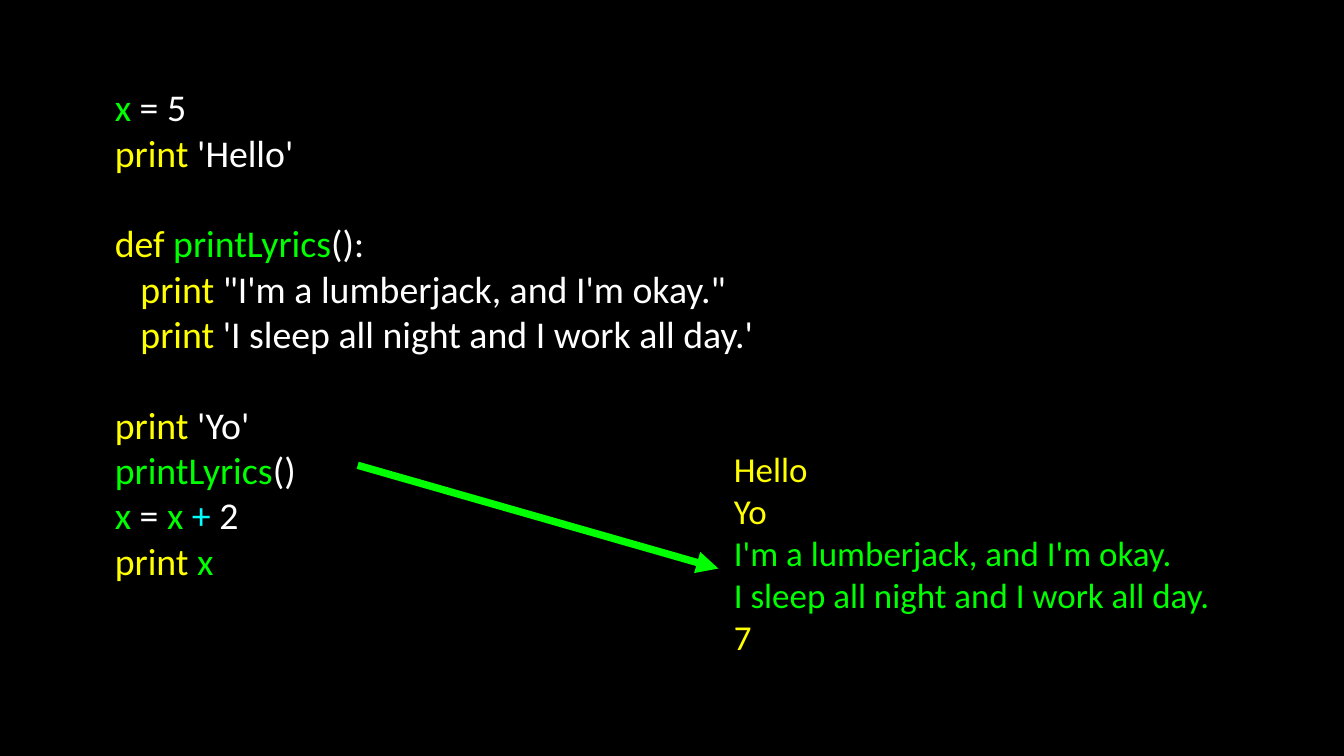
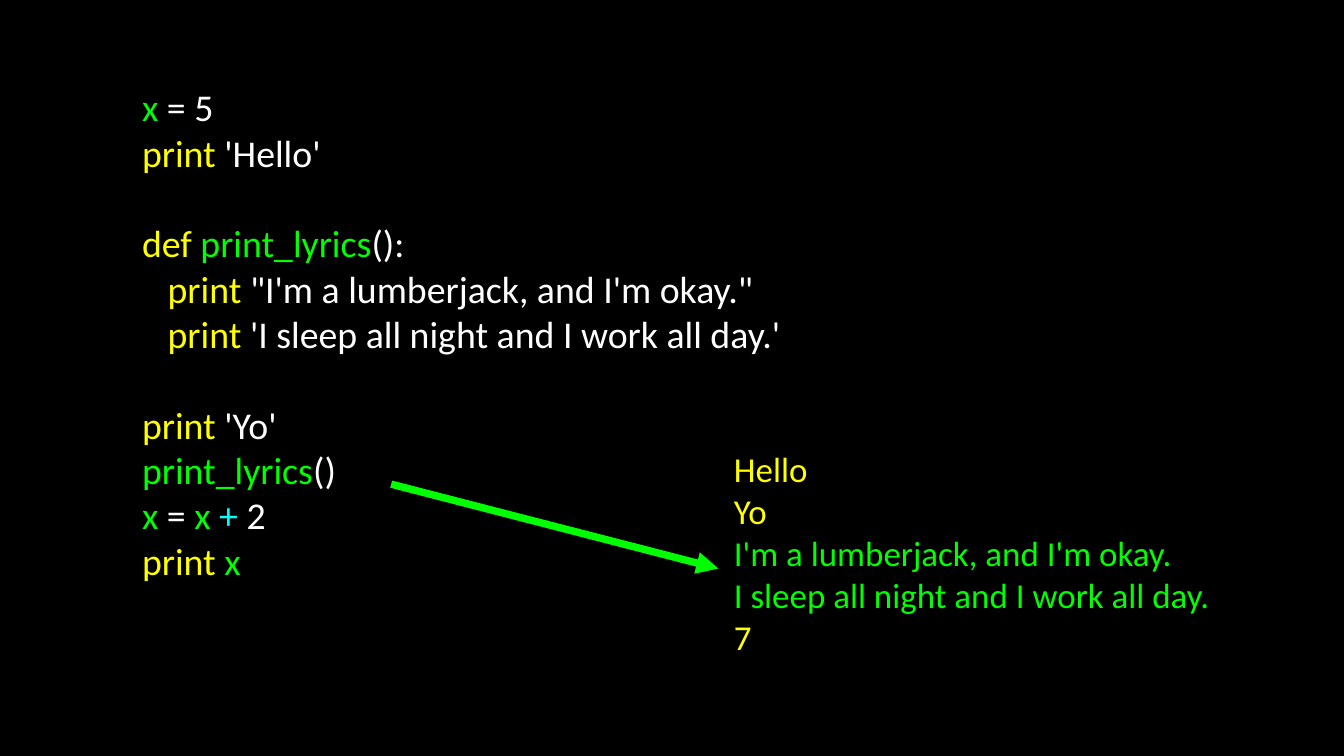
Before and after one commit to jalexander1/Python_Course_Slideware, a slide deck: slide 13 of PythonCourse_04_Functions.ppt. Drawn at 1344x756 pixels with LibreOffice and Linux fonts; fonts in the diff are those of the drawing. Boxes give left, top, right and bottom in pixels: in the first picture for what was removed or moved away, otherwise in the second. Text is boxed around its words. In the diff, an @@ line names an element or a change of style, - is before the commit and + after.

```diff
--- a/PythonCourse_04_Functions.ppt
+++ b/PythonCourse_04_Functions.ppt
@@ text "x = 5": place and size @@
-text "x = 5" at [115,96,753,581]
+text "x = 5" at [142,96,780,581]
@@ text at [142,229,404,263]: text changed @@
-def printLyrics():
+def print_lyrics():
@@ text at [142,456,336,490]: text changed @@
-printLyrics()
+print_lyrics()
@@ arrow moved from (718, 568) - (361, 466) to (718, 568) - (395, 485) @@
```
Also in this commit, not shown: 3 other slides changed, 1 slide removed, 6 other files.
